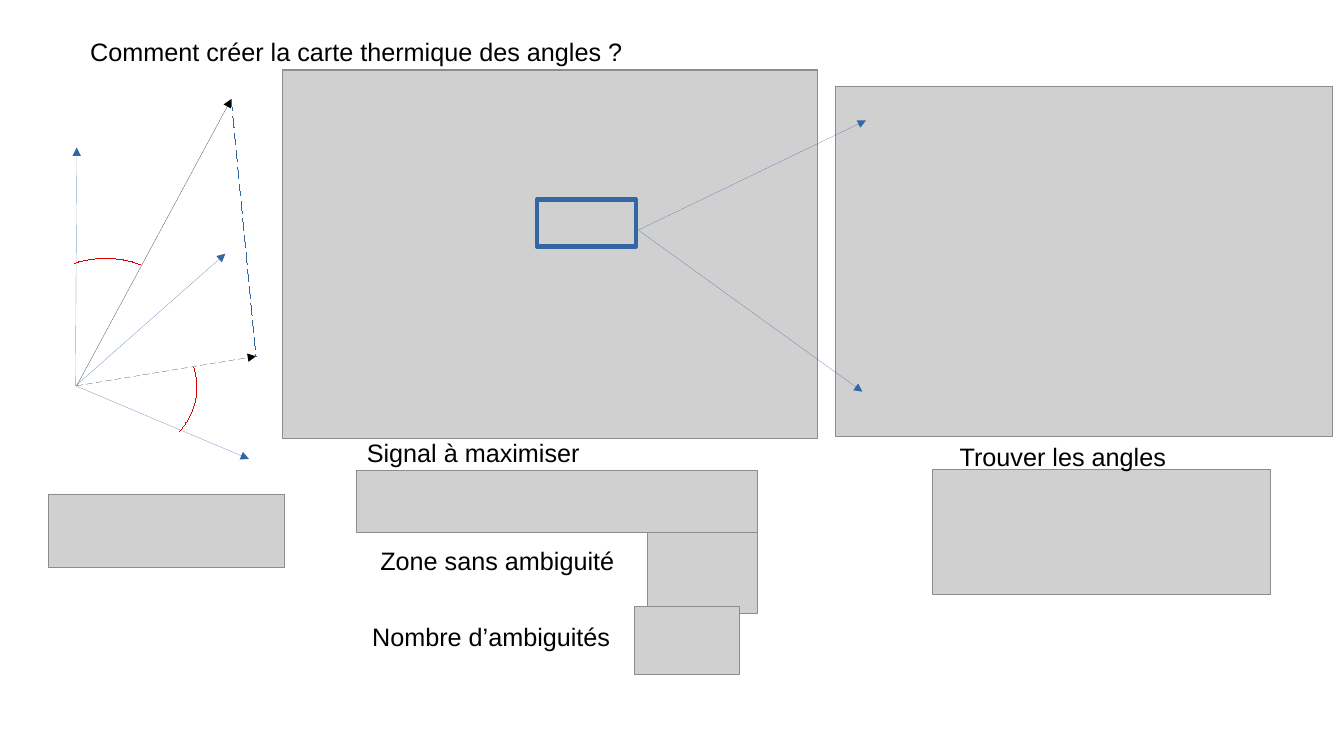
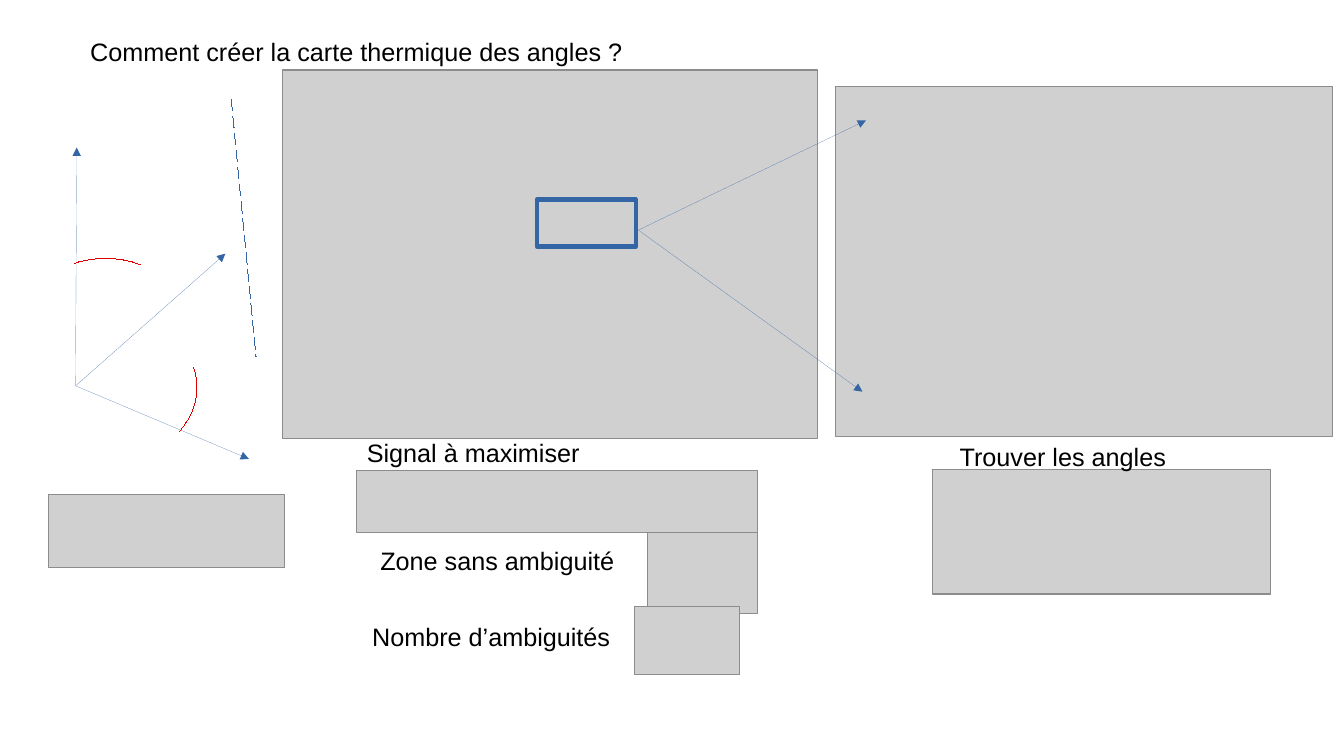
Before and after one commit to grotsartdehe/TFE, a slide deck: slide 14 of Presentation/Slides_TFE.pptx (slide 13 before the commit). Drawn at 1344x756 pixels with LibreOffice and Linux fonts; fonts in the diff are those of the drawing; grey boxes stand for pictures. Boxes give left, top, right and bottom in pixels: in the first picture for what was removed or moved away, otherwise in the second. Text is boxed around its words. In the diff, an @@ line names an element or a change of style, - is before the commit and + after.

```diff
--- a/Presentation/Slides_TFE.pptx
+++ b/Presentation/Slides_TFE.pptx
@@ arrow removed from (77, 386) to (231, 99) @@
@@ arrow removed from (77, 386) to (256, 356) @@
```
Also in this commit, not shown: 10 other slides changed, 3 slides added, 5 other files.
